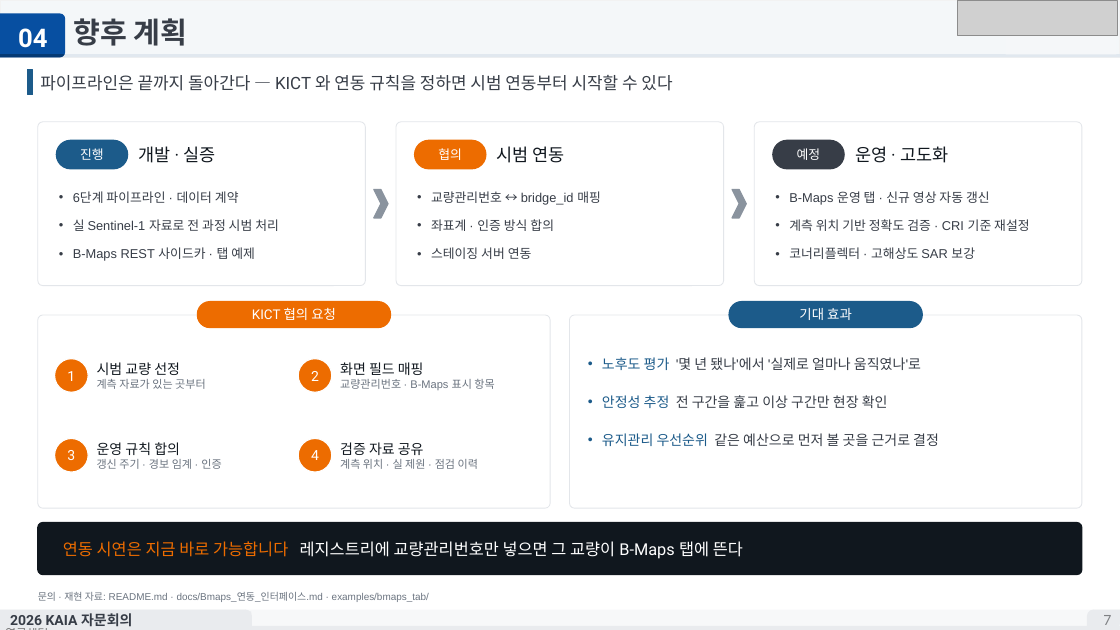
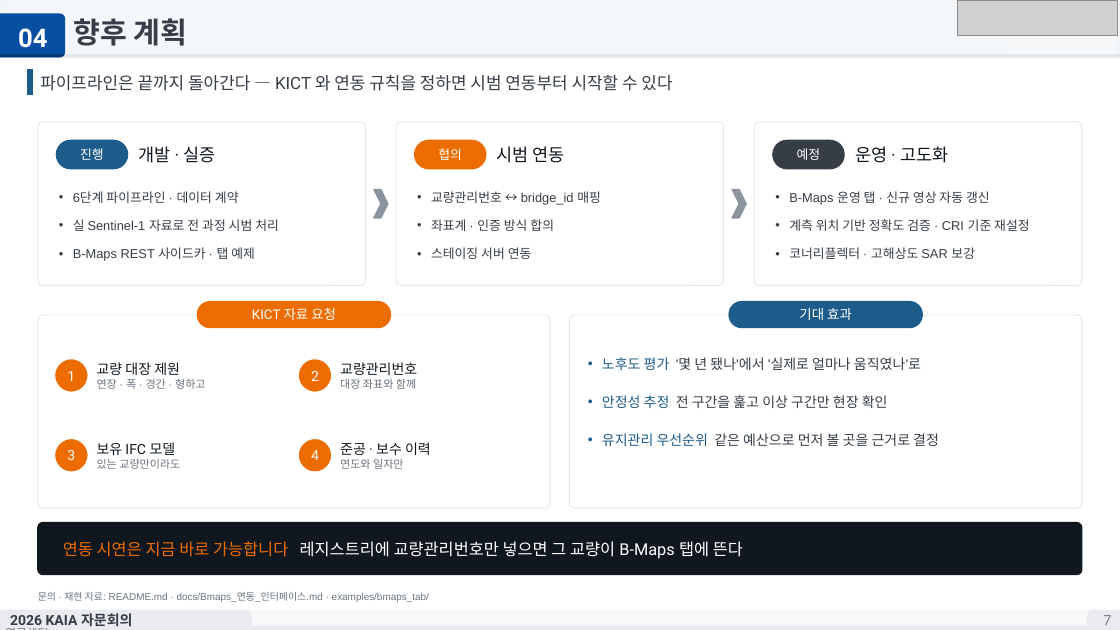
Before and after one commit to tjddnr8334-sudo/inframon, a slide deck: slide 7 of docs/KICT_Bmaps_Inframon_연구개발_7p_vF.pptx. Drawn at 1120x630 pixels with LibreOffice and Linux fonts; fonts in the diff are those of the drawing; grey boxes stand for pictures; background and template pictures are left out. Boxes give left, top, right and bottom in pixels: in the first picture for what was removed or moved away, otherwise in the second. Text is boxed around its words. In the diff, an @@ line names an element or a change of style, - is before the commit and + after.

```diff
--- a/docs/KICT_Bmaps_Inframon_연구개발_7p_vF.pptx
+++ b/docs/KICT_Bmaps_Inframon_연구개발_7p_vF.pptx
@@ text at bbox=[252, 308, 336, 320]: text changed @@
-KICT 협의 요청
+KICT 자료 요청
@@ text at bbox=[97, 362, 206, 389]: text changed @@
-시범 교량 선정
-계측 자료가 있는 곳부터
+교량 대장 제원
+연장 · 폭 · 경간 · 형하고
@@ text at bbox=[340, 362, 417, 389]: text changed @@
-화면 필드 매핑
-교량관리번호 · B-Maps 표시 항목
+교량관리번호
+대장 좌표와 함께
@@ text at bbox=[97, 442, 180, 469]: text changed @@
-운영 규칙 합의
-갱신 주기 · 경보 임계 · 인증
+보유 IFC 모델
+있는 교량만이라도
@@ text at bbox=[340, 442, 431, 469]: text changed; size 9.5 to 12 pt; font Arial to Roboto; text colour #6B7480 to #10171E @@
-검증 자료 공유
-계측 위치 · 실 제원 · 점검 이력
+준공 · 보수 이력
+연도와 일자만
```
Also in this commit, not shown: 9 other files.
